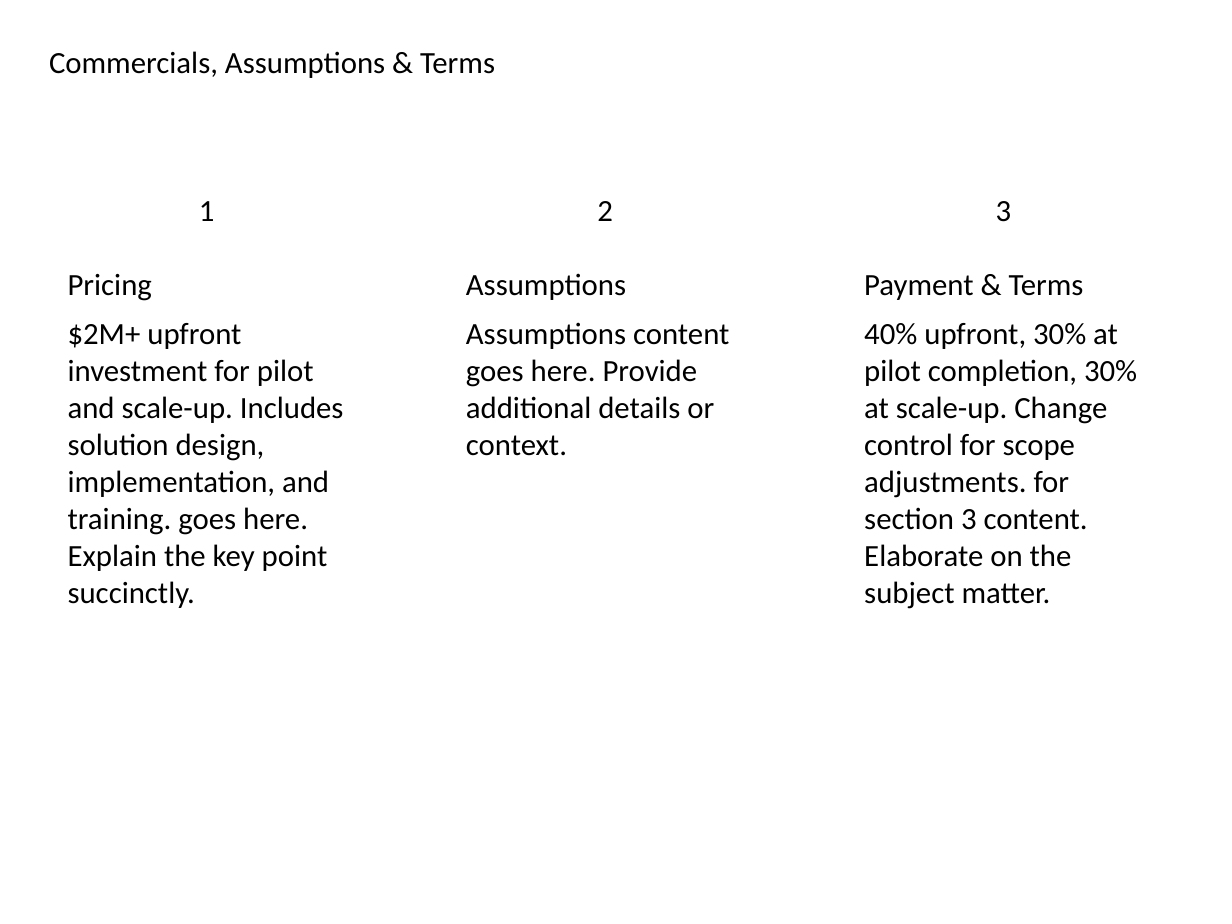
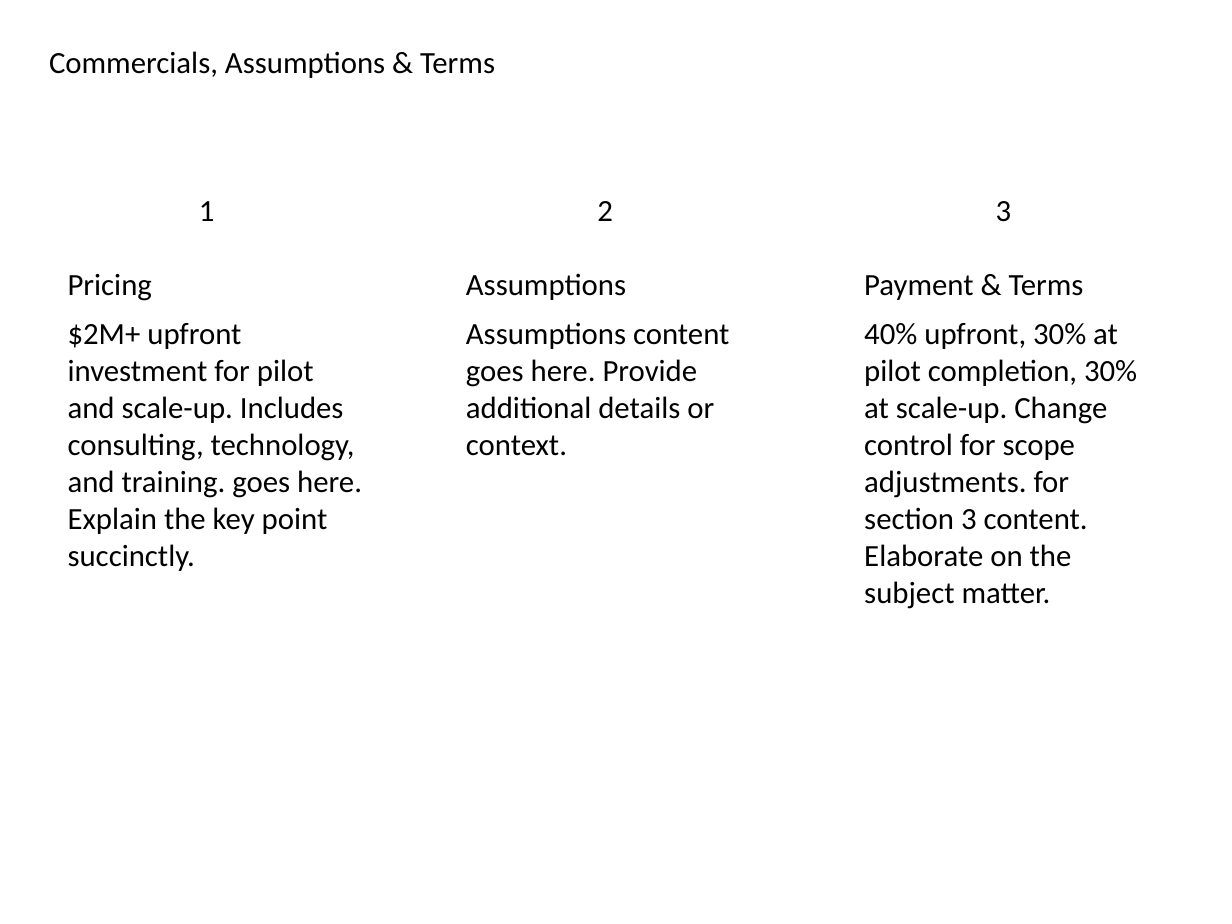
Before and after one commit to vedant1811/kenley-create-decks, a slide deck: slide 9 of src/lib/output/GeneratedPresentation.pptx. Drawn at 1232x924 pixels with LibreOffice and Linux fonts; fonts in the diff are those of the drawing. Boxes give left, top, right and bottom in pixels: in the first picture for what was removed or moved away, otherwise in the second. Text is boxed around its words. In the diff, an @@ line names an element or a change of style, - is before the commit and + after.

```diff
--- a/src/lib/output/GeneratedPresentation.pptx
+++ b/src/lib/output/GeneratedPresentation.pptx
@@ text at <box>68,323,362,571</box>: text changed @@
-$2M+ upfront investment for pilot and scale-up. Includes solution design, implementation, and training. goes here. Explain the key point succinctly.
+$2M+ upfront investment for pilot and scale-up. Includes consulting, technology, and training. goes here. Explain the key point succinctly.
```
Also in this commit, not shown: 8 other slides changed, 1 slide added, 1 slide removed, 2 other files.
